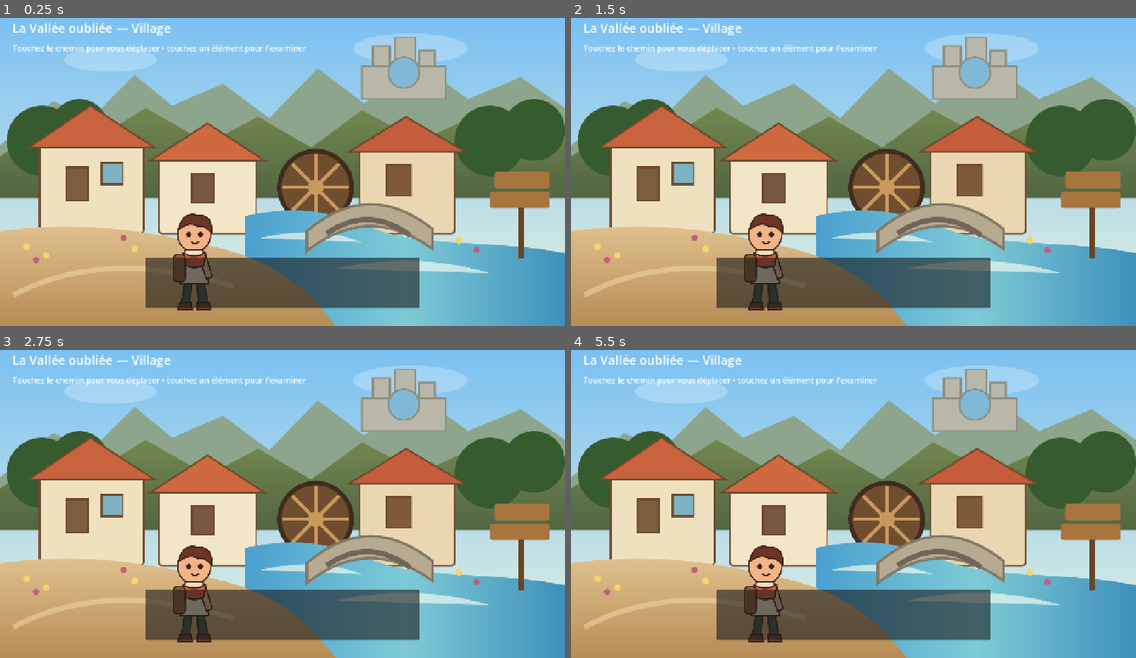
Above: before the commit, frames 1-4 (two rows, left to right).
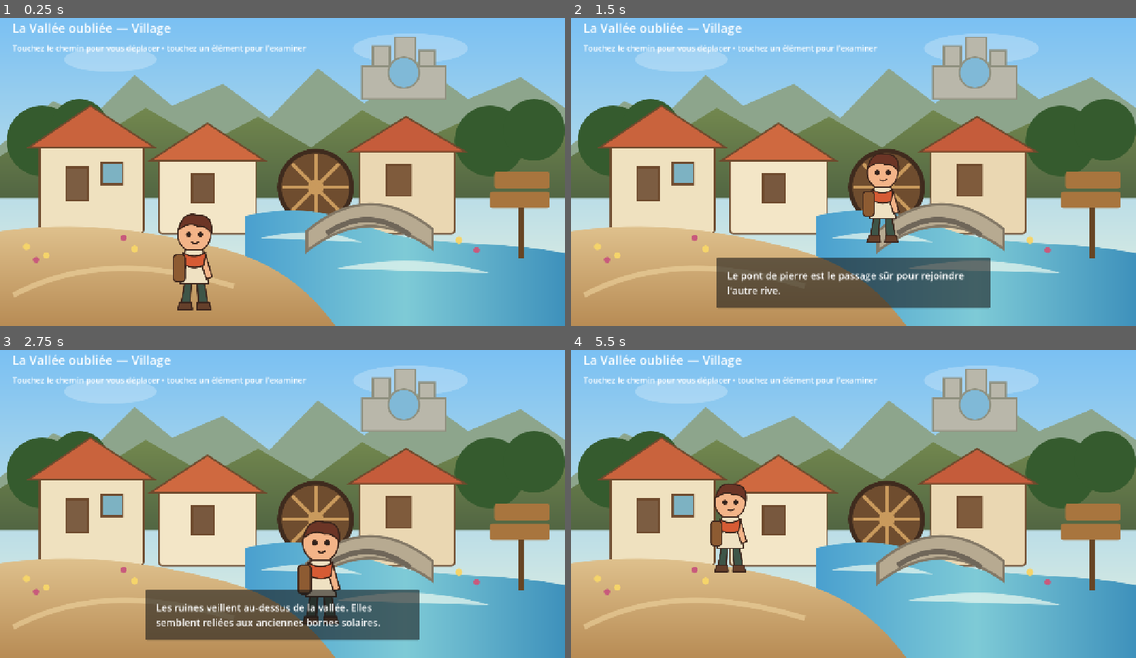
Above: after the commit, the same moments.

Repository: u2987920406-rgb/Grimoire
Game: Godot game, scene res://adventures/forgotten_valley/scenes/village_2d.tscn
The game is run twice, just before and just after one commit, with the same random seed, the same clock (stepped at 60 frames per second) and the same inputs.
Inputs (mouse positions are in pixels of both pictures, inside the frame that each line leads up to):
- Up to frame 1 (0.25 s): no input
- Up to frame 2 (1.5 s): tap Enter at 0.5 s; drag from (887, 190) to (972, 73) at 0.52 s; drag from (943, 230) to (972, 73) at 1.27 s
- Up to frame 3 (2.75 s): tap Space at 2 s; hold D (move_right) from 2.03 s (still down); hold F (throw_object) from 2.03 s (still down); click (401, 405) at 2.17 s
- Up to frame 4 (5.5 s): release D (move_right) at 2.75 s; release F (throw_object) at 2.75 s; drag from (661, 513) to (943, 562) at 2.77 s; move the mouse to (1023, 547) at 3.52 s; hold A (move_left) 3.53-4.25 s; hold E (interact) 3.53-4.25 s; drag from (684, 451) to (972, 405) at 4.27 s; tap Enter at 5 s; move the mouse to (881, 500) at 5.02 s; hold S (move_back) from 5.03 s (still down); hold Q (drop_object) from 5.03 s (still down); click (881, 500) at 5.17 s

The runs differ from the first frame. In frame 1, 7.8% of the frame differs, in the area x 25-75%, y 77-95%; in frame 2, 3.4%; in frame 3, 4.2%; in frame 4, 10%, in the area x 24-75%, y 43-95%.
Error before the commit: Parse Error: Assigned value for constant "WATER_POLYGON" isn't a constant expression. (res://adventures/forgotten_valley/scripts/2d/village_scene.gd:14)

Commit message:
fix(2d): initialize navigation polygons as runtime data

Diff:
--- a/adventures/forgotten_valley/scripts/2d/village_scene.gd
+++ b/adventures/forgotten_valley/scripts/2d/village_scene.gd
@@ -11,7 +11,7 @@
 
 # La rivière occupe la partie basse-droite du tableau. Elle est bloquante :
 # on la traverse uniquement par le pont.
-const WATER_POLYGON := PackedVector2Array([
+var WATER_POLYGON := PackedVector2Array([
 	Vector2(555, 470),
 	Vector2(650, 450),
 	Vector2(760, 465),
@@ -26,7 +26,7 @@
 ])
 
 # Corridor jouable du pont.
-const BRIDGE_POLYGON := PackedVector2Array([
+var BRIDGE_POLYGON := PackedVector2Array([
 	Vector2(675, 555),
 	Vector2(700, 495),
 	Vector2(780, 445),
@@ -40,7 +40,7 @@
 ])
 
 # Petite zone de rive opposée accessible après le pont.
-const NORTH_BANK_POLYGON := PackedVector2Array([
+var NORTH_BANK_POLYGON := PackedVector2Array([
 	Vector2(760, 420),
 	Vector2(1210, 420),
 	Vector2(1210, 535),
